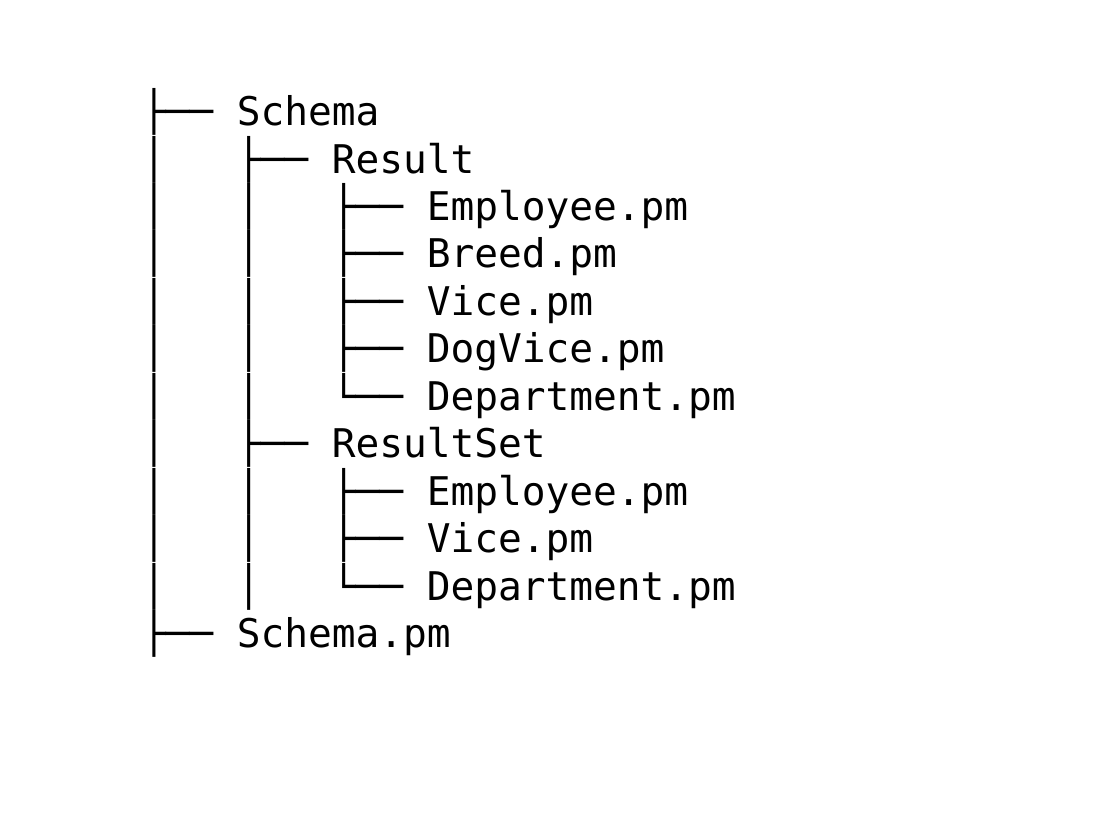
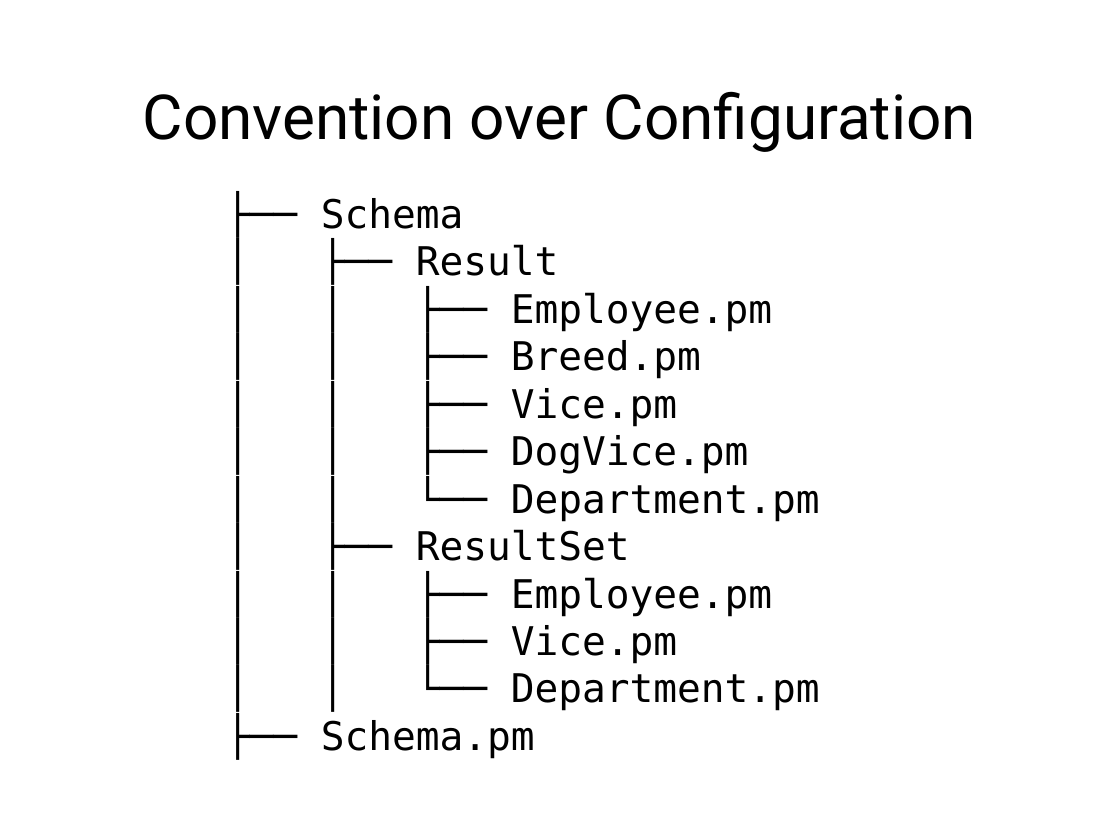
Before and after one commit to erezschatz/Presentation, a slide deck: slide 13 of dbix-class.odp (slide 12 before the commit). Drawn at 1120x840 pixels with LibreOffice and Linux fonts; fonts in the diff are those of the drawing. Boxes give left, top, right and bottom in pixels: in the first picture for what was removed or moved away, otherwise in the second. Text is boxed around its words. In the diff, an @@ line names an element or a change of style, - is before the commit and + after.

```diff
--- a/dbix-class.odp
+++ b/dbix-class.odp
@@ text added at [143, 91, 976, 152], 44 pt, text #000000 @@
+Convention over Configuration
@@ text "├── Schema": place and size @@
-text "├── Schema" at [237, 95, 736, 656]
+text "├── Schema" at [321, 198, 820, 759]
```
Also in this commit, not shown: 3 other slides changed, 6 slides added, 2 slides removed, 1 other file.
